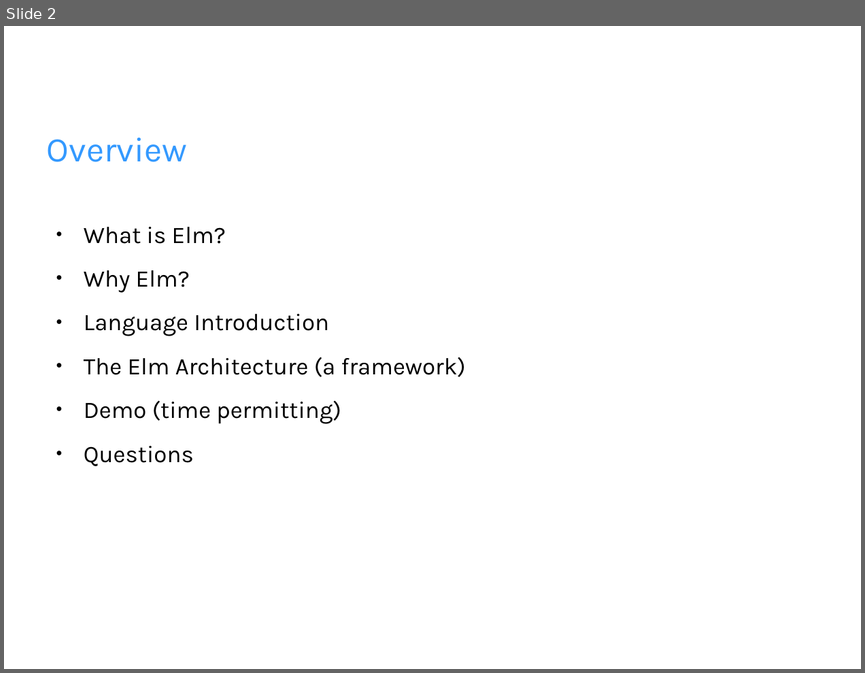
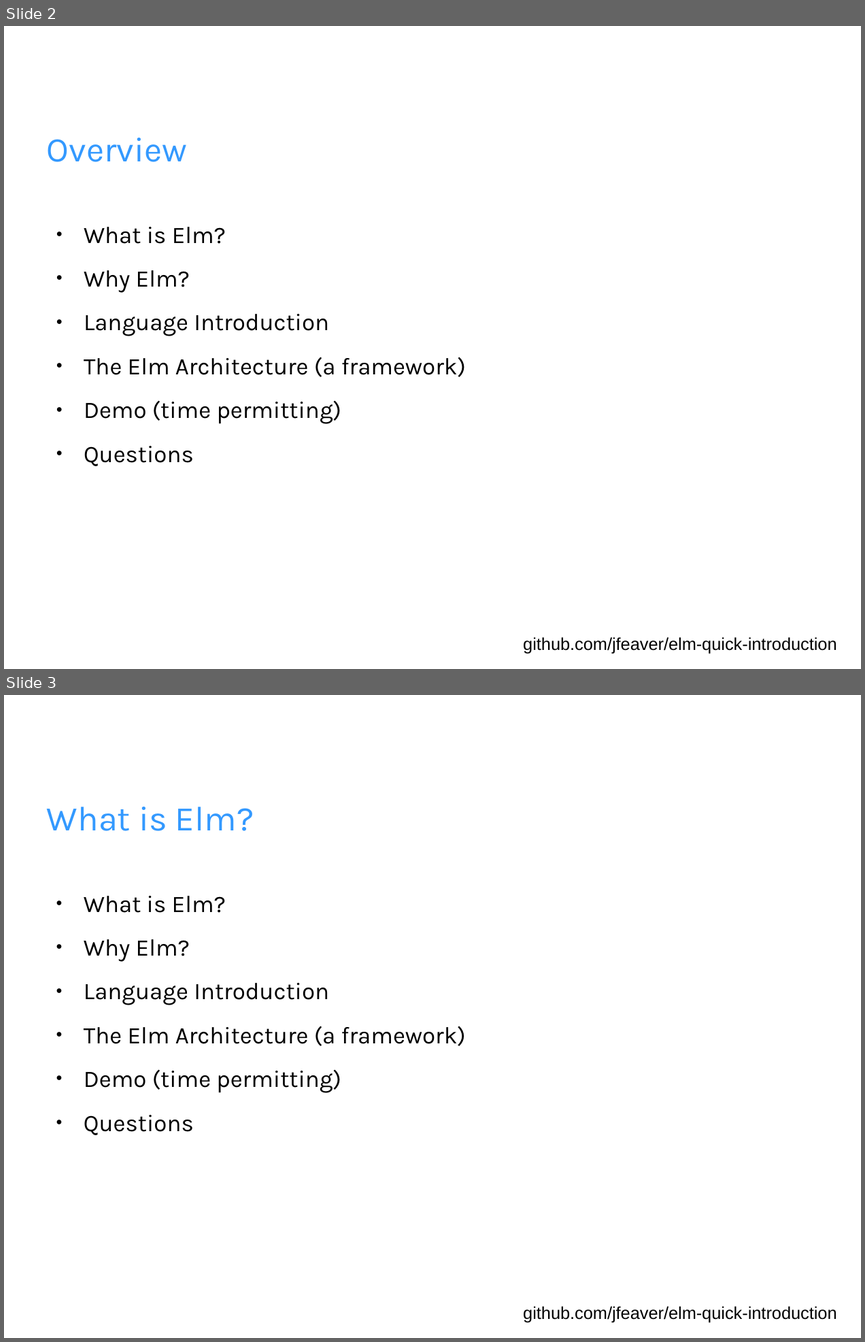
Before and after one commit to jfeaver/elm-quick-introduction, a slide deck: elm-intro.odp. Shown one above the other, each under a label of ours: slide 2 before the commit, slides 2 and 3 after it. The pictures are 865x673 and 865x1342 pixels, drawn with LibreOffice and Linux fonts; fonts in the diff are those of the drawing; background and template pictures are left out. Boxes give left, top, right and bottom in pixels: in the first picture for what was removed or moved away, otherwise in the second. Text is boxed around its words. In the diff, an @@ line names an element or a change of style, - is before the commit and + after.

```diff
--- a/elm-intro.odp
+++ b/elm-intro.odp
@@ slide 3 added at (4,695,861,1338), background picture (left out) @@
@@ title added at (47,807,254,831), 32 pt, text #3399FF @@
+What is Elm?
@@ text added at (84,896,466,1135), 22 pt, text #000000 @@
+● What is Elm?
+● Why Elm?
+● Language Introduction
+● The Elm Architecture (a framework)
+● Demo (time permitting)
+● Questions
@@ text added at (523,1306,836,1323), 16 pt, text #000000 @@
+github.com/jfeaver/elm-quick-introduction
@@ slide 2 changed as well @@
@@ text added at (523,637,836,654), 16 pt, text #000000 @@
+github.com/jfeaver/elm-quick-introduction
```
Also in this commit, not shown: 10 other slides changed, 6 other slides added, 3 slides removed, 2 other files.
